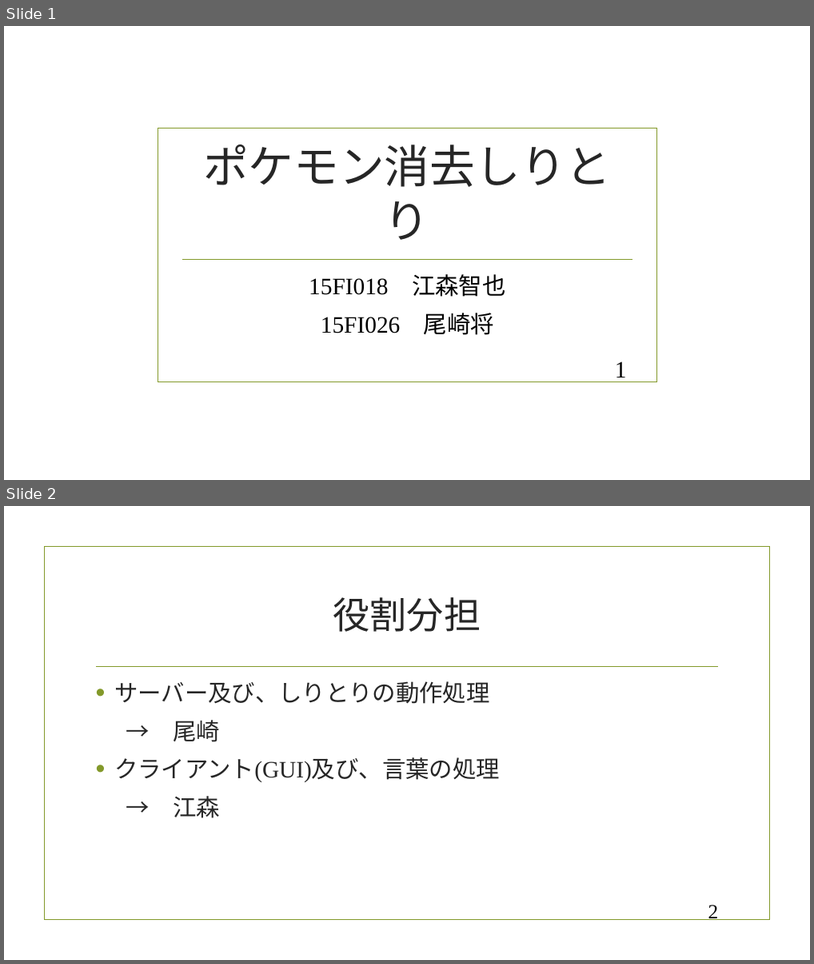
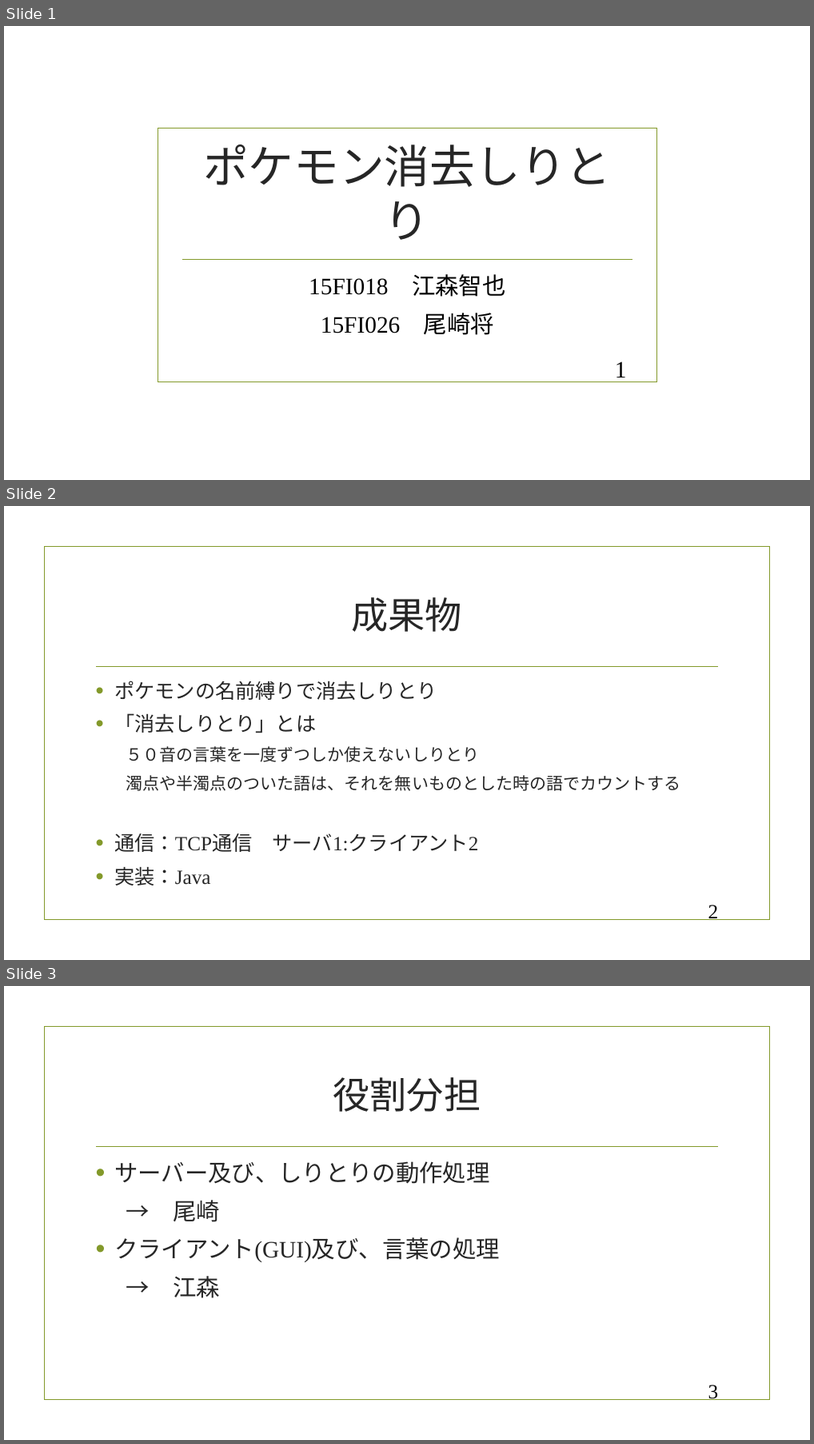
Before and after one commit to sho33/netprog2017-Final, a slide deck: netpro説明資料.pptx. Shown one above the other, each under a label of ours: slides 1 and 2 before the commit, slides 1, 2 and 3 after it. The pictures are 814x964 and 814x1444 pixels, drawn with LibreOffice and Linux fonts; fonts in the diff are those of the drawing; background and template pictures are left out. Boxes give left, top, right and bottom in pixels: in the first picture for what was removed or moved away, otherwise in the second. Text is boxed around its words. In the diff, an @@ line names an element or a change of style, - is before the commit and + after.

Commit message:
パワーポイント完成 動作説明はスライド末尾に記載

```diff
--- a/netpro説明資料.pptx
+++ b/netpro説明資料.pptx
@@ slide 2 added at box(4, 506, 810, 960), background picture (left out); not listed: 2 template elements that a slide beside it also shows @@
@@ title added at box(352, 597, 463, 632), 44 pt, text #262626 @@
+成果物
@@ text added at box(114, 680, 681, 885), 20 pt, text #262626 @@
+• ポケモンの名前縛りで消去しりとり
+• 「消去しりとり」とは
+  ５０音の言葉を一度ずつしか使えないしりとり
+  濁点や半濁点のついた語は、それを無いものとした時の語でカウントする
+• 通信：TCP通信 サーバ1:クライアント2
+• 実装：Java
@@ page number added at box(709, 904, 719, 920), 24 pt, text #000000 @@
+2
@@ what was slide 2 is now slide 3 @@
@@ page number at box(709, 1384, 719, 1400): text changed @@
-2
+3
```
Also in this commit, not shown: 7 other slides added.
